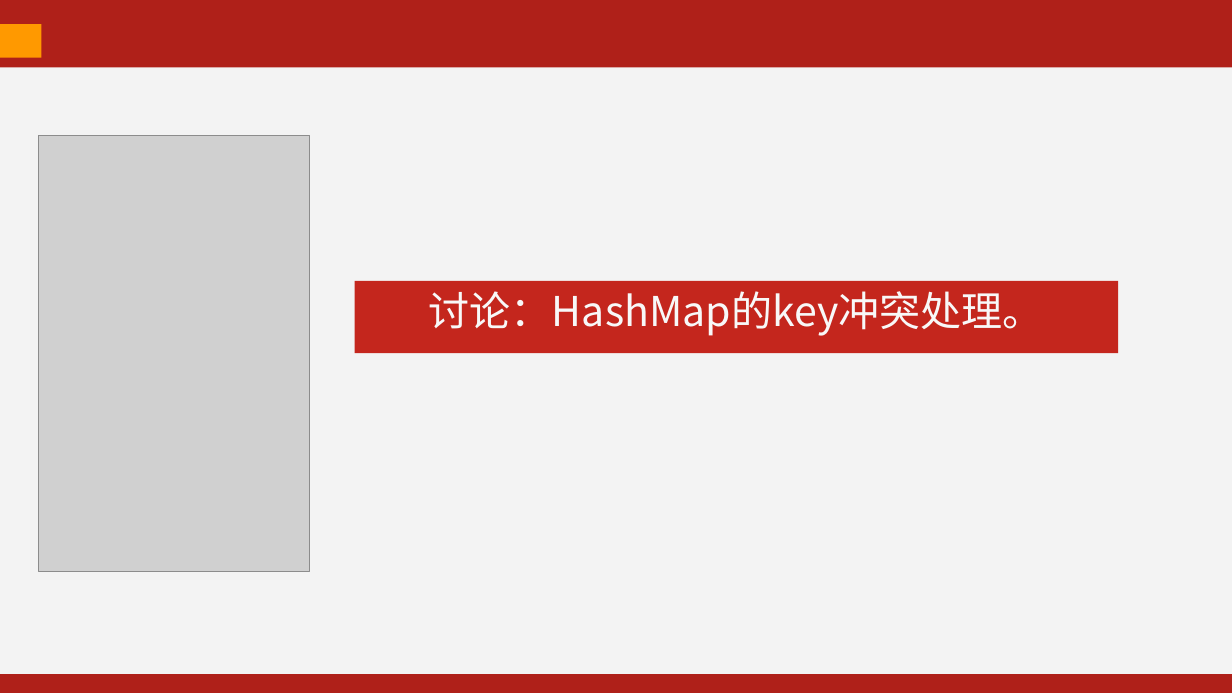
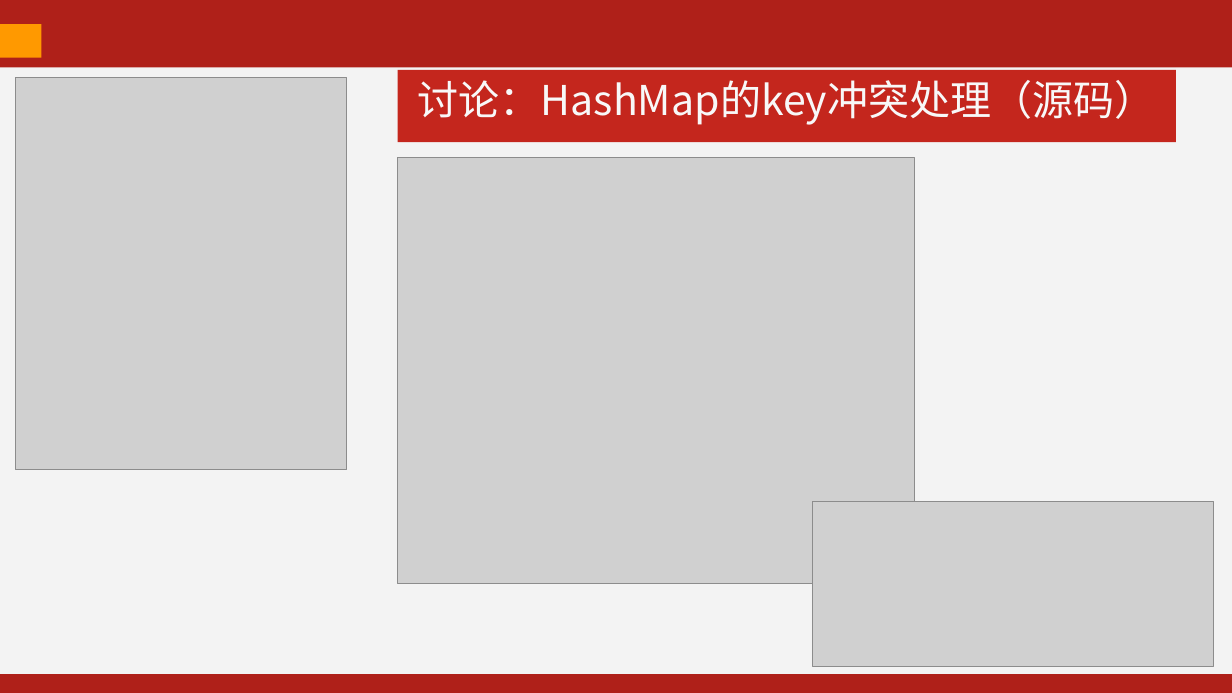
Before and after one commit to kevinjoyce/JavaCourseWare, a slide deck: slide 17 of PPT/每次课PPT/10 集合类-2.pptx. Drawn at 1232x693 pixels with LibreOffice and Linux fonts; fonts in the diff are those of the drawing; grey boxes stand for pictures. Boxes give left, top, right and bottom in pixels: in the first picture for what was removed or moved away, otherwise in the second. Text is boxed around its words. In the diff, an @@ line names an element or a change of style, - is before the commit and + after.

Commit message:
集合类对象第二次课程完善，增加了HashMap的源码分析

```diff
--- a/PPT/每次课PPT/10 集合类-2.pptx
+++ b/PPT/每次课PPT/10 集合类-2.pptx
@@ picture resized from (x1=39, y1=135, x2=309, y2=571) to (x1=16, y1=78, x2=347, y2=470) @@
@@ rectangle "讨论：HashMap的key冲突处理（源码）" resized from (x1=355, y1=281, x2=1118, y2=353) to (x1=398, y1=70, x2=1177, y2=142) @@
@@ text in rectangle at (x1=418, y1=80, x2=1156, y2=125): text changed @@
-讨论：HashMap的key冲突处理。
+讨论：HashMap的key冲突处理（源码）
@@ picture added at (x1=398, y1=157, x2=914, y2=583) @@
@@ picture added at (x1=813, y1=501, x2=1214, y2=666) @@
```
Also in this commit, not shown: 2 other files.
